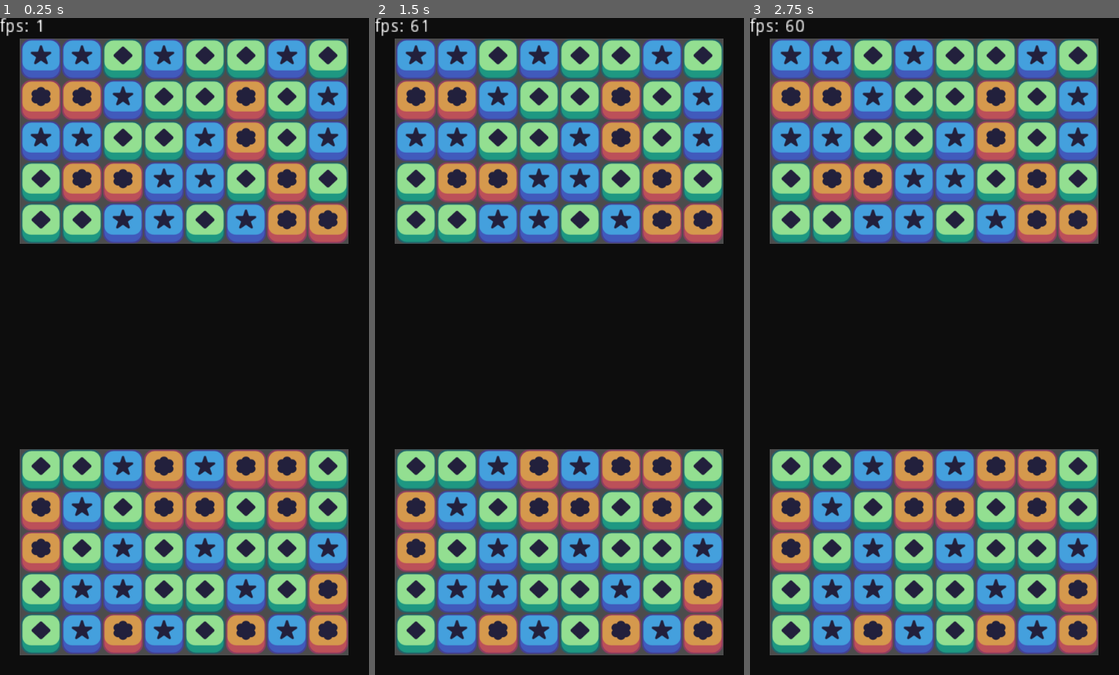
Above: before the commit, frames 1-3 (left to right).
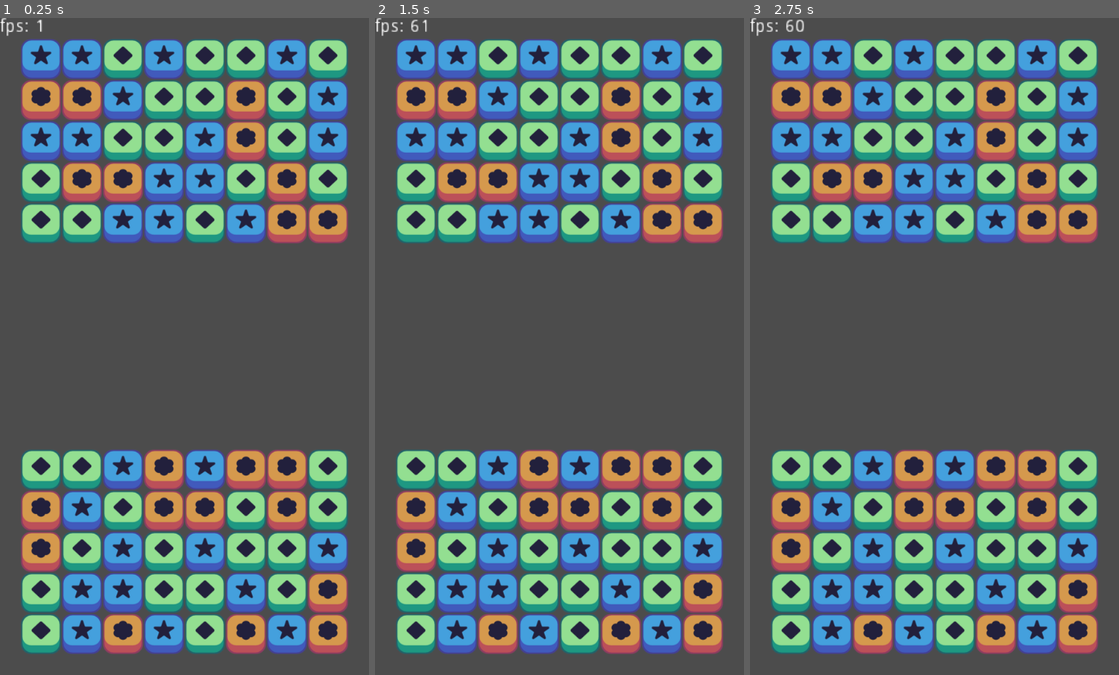
Above: after the commit, the same moments.

Repository: ruifr5/Project-Match-3
Game: Godot game, scene res://scenes/game_window.tscn
The game is run twice, just before and just after one commit, with the same random seed, the same clock (stepped at 60 frames per second) and the same inputs.
Inputs (mouse positions are in pixels of both pictures, inside the frame that each line leads up to):
- Up to frame 1 (0.25 s): no input
- Up to frame 2 (1.5 s): tap Enter at 0.5 s; move the mouse to (640, 313) at 0.52 s; move the mouse to (485, 379) at 1.27 s
- Up to frame 3 (2.75 s): tap Space at 2 s; move the mouse to (971, 201) at 2.02 s

The runs differ from the first frame. In frame 1, 44% of the frame differs, in the area x 0-100%, y 0-100%; in frame 2, 44%; in frame 3, 44%.

Commit message:
cover, fixes to wrap arround clamp

Diff:
--- a/project.godot
+++ b/project.godot
@@ -23,6 +23,7 @@
 
 window/size/width=576
 window/size/height=1024
+window/size/always_on_top=true
 window/size/test_width=432
 window/size/test_height=768
 window/stretch/mode="2d"
@@ -39,4 +40,5 @@
 [rendering]
 
 quality/2d/use_pixel_snap=true
+environment/default_clear_color=Color( 0.301961, 0.301961, 0.301961, 1 )
 environment/default_environment="res://default_env.tres"
--- a/scenes/game_window.tscn
+++ b/scenes/game_window.tscn
@@ -1,8 +1,9 @@
-[gd_scene load_steps=4 format=2]
+[gd_scene load_steps=5 format=2]
 
 [ext_resource path="res://scripts/grid_player1.gd" type="Script" id=1]
 [ext_resource path="res://scripts/grid_player2.gd" type="Script" id=2]
 [ext_resource path="res://scripts/fps.gd" type="Script" id=3]
+[ext_resource path="res://scripts/cover.gd" type="Script" id=4]
 
 [node name="game_window" type="Node2D"]
 
@@ -33,9 +34,12 @@
 wrap_area = Rect2( 32, 32, 512, 320 )
 
 [node name="cover" type="Node2D" parent="."]
+visible = false
+script = ExtResource( 4 )
 __meta__ = {
 "_edit_group_": true
 }
+color = Color( 0.176471, 0.176471, 0.176471, 1 )
 
 [node name="ColorRect" type="ColorRect" parent="cover"]
 margin_left = 31.0
--- /dev/null
+++ b/scripts/cover.gd
@@ -0,0 +1,15 @@
+extends Node2D
+
+
+export (Color) var color
+
+
+# Called when the node enters the scene tree for the first time.
+func _ready():
+	for child in get_children():
+		child.color = color
+
+
+# Called every frame. 'delta' is the elapsed time since the previous frame.
+#func _process(delta):
+#	pass
--- a/scripts/grid.gd
+++ b/scripts/grid.gd
@@ -170,16 +170,16 @@
 func clamp_movement_distance(distance):
 #	moving right
 	if distance.x > 0:
-		distance.x = clamp(distance.x, 0, x_start * width - centered_pixel_in_grid(touch_down).x)
+		distance.x = clamp(distance.x, 0, (x_start + offset * (width - 1)) - (x_start))
 #	moving left
 	elif distance.x < 0:
-		distance.x = clamp(distance.x, x_start - centered_pixel_in_grid(touch_down).x, 0)
+		distance.x = clamp(distance.x, (x_start) - (x_start + offset * (width - 1)), 0)
 #	moving up
 	elif distance.y < 0:
-		distance.y = clamp(distance.y, y_start + -offset * (height - 1) - centered_pixel_in_grid(touch_down).y, 0)
+		distance.y = clamp(distance.y, (y_start) - (y_start + offset * (height - 1)), 0)
 #	moving down
 	elif distance.y > 0:
-		distance.y = clamp(distance.y, 0, y_start - centered_pixel_in_grid(touch_down).y)
+		distance.y = clamp(distance.y, 0, (y_start + offset * (height - 1)) - (y_start))
 	return distance
 
 
